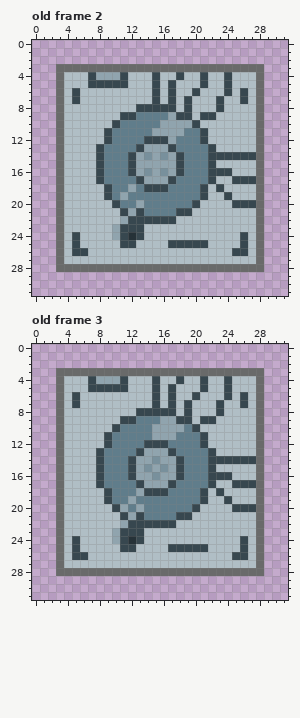
Edited in one commit: pixel-art file (RawArt/Art Material/electronic/hard drive.aseprite). The picture above was drawn from the file before the commit.
32x32 pixels, 6 frames. Shown: old frame 2, old frame 3. The commit also changed other frames, which this record leaves out.
After:
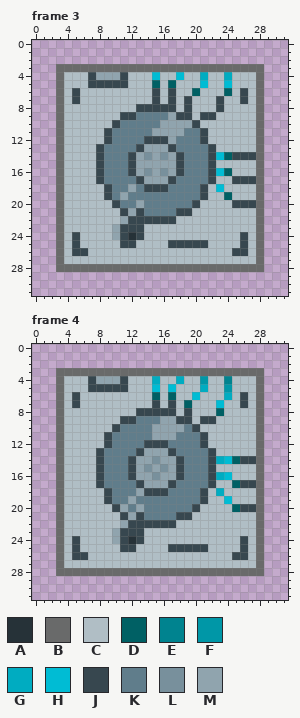
Palette (. is transparent): A #263238  B #696a6a  C #b0bec5  D #006064  E #00838f  F #0097a7  G #00acc1  H #00bcd4  J #37474f  K #607d8b  L #78909c  M #90a4ae
A new or re-ordered frame is compared with the old frame closest to it.
What changed:
frames 6 -> 10
Frame 3 is new; against old frame 2, layer "Hard drive core":
Colour D replaces colour J in row 5 at x 15 and 17; in row 6 at x 20 and 24; in row 14 at x 24; in row 16 at x 24; in row 19 at x 24.
Colour G replaces colour J in row 4 at x 21 and 24.
Colour H replaces colour J in row 4 at x 15 and 18; in row 5 at x 21 and 24; in row 14 at x 23; in row 16 at x 23; in row 18 at x 23.
Frame 4 is new; against old frame 3, layer "Hard drive core":
Colour D replaces colour J in row 6 at x 15 and 17; in row 7 at x 19; in row 8 at x 23; in row 14 at x 25; in row 17 at x 25; in row 20 at x 25.
Colour E replaces colour J in row 4 at x 24.
Colour F replaces colour J in row 4 at x 21; in row 5 at x 24.
Colour G replaces colour J in row 4 at x 15 and 18; in row 5 at x 21; in row 6 at x 24; in row 14 at x 23; in row 16 at x 23; in row 18 at x 23.
Colour H replaces colour J in row 5 at x 15 and 17; in row 6 at x 20; in row 7 at x 23; in row 14 at x 24; in row 16 at x 24; in row 19 at x 24.
Boxes around the changes in both pictures, in picture pixels (x1, y1, x2, y2):
changed: (152, 72, 232, 96)
changed: (216, 152, 232, 200)
changed: (152, 376, 232, 416)
changed: (216, 456, 240, 512)
